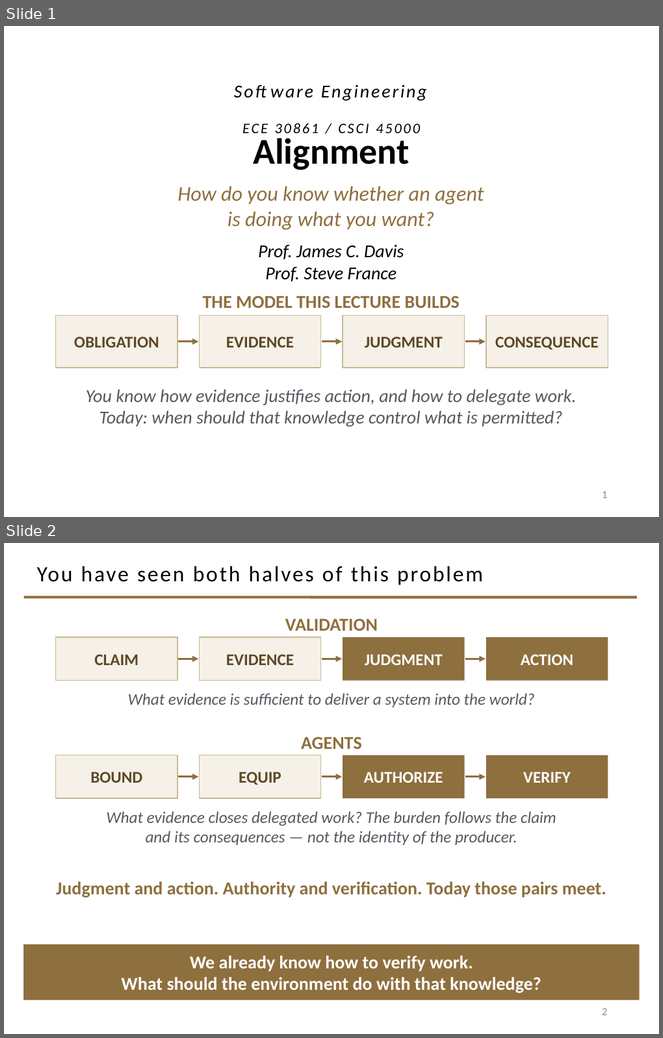
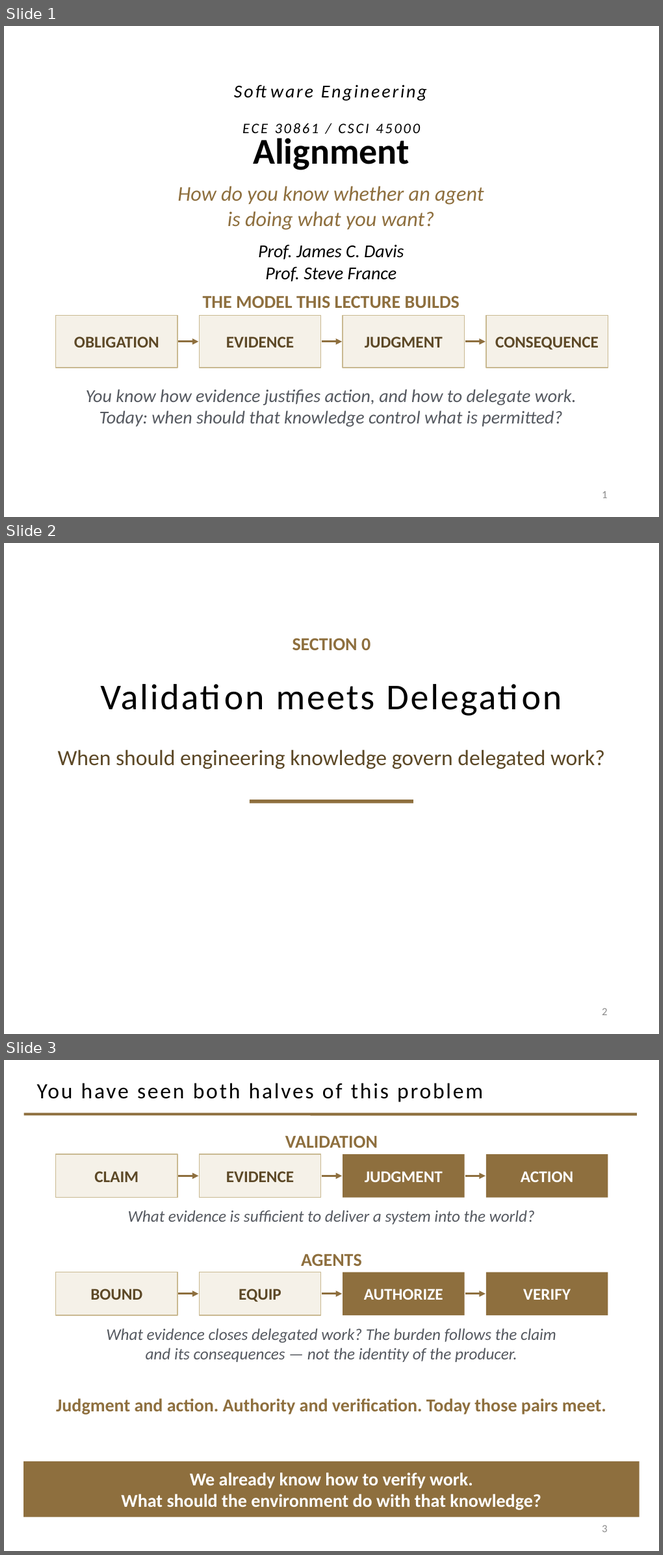
Before and after one commit to davisjam/model-based-agentic-software-engineering, a slide deck: course/lectures/act-2-delegation-and-control/03-alignment/2-3-Alignment.pptx. Shown one above the other, each under a label of ours: slides 1 and 2 before the commit, slides 1, 2 and 3 after it. The pictures are 663x1038 and 663x1555 pixels, drawn with LibreOffice and Linux fonts; fonts in the diff are those of the drawing; background and template pictures are left out. Boxes give left, top, right and bottom in pixels: in the first picture for what was removed or moved away, otherwise in the second. Text is boxed around its words. In the diff, an @@ line names an element or a change of style, - is before the commit and + after.

Commit message:
deck 2-3-Alignment: six section-break slides, in 2-2-2's established style
Inserted one break per section of the revised architecture (SECTION 0-5),
at positions 2, 5, 10, 17, 23, 27 (deck now 33 slides). Geometry, palette,
and type transcribed from 2-2-2's break slides (eyebrow "SECTION N" 20pt
bold gold 8E6F3E; title 40pt centered on the Section layout; question line
24pt 5C4826; centered gold rule), hand-placed on the deck's existing
Section layout -- no layout imported. All six rendered single-line; no
title shortened. Footer-band crowding measured across all content slides:
minimum gap 0.38in, above the 0.2in threshold; nothing to fix.

```diff
--- a/course/lectures/act-2-delegation-and-control/03-alignment/2-3-Alignment.pptx
+++ b/course/lectures/act-2-delegation-and-control/03-alignment/2-3-Alignment.pptx
@@ slide 2 added at (4,543,659,1034), background #FFFFFF @@
@@ text added at (293,638,371,650), 20 pt, text #8E6F3E, bold @@
+SECTION 0
@@ title added at (276,686,375,710), 40 pt, text #000000 @@
+Validation meets Delegation
@@ text added at (58,750,605,769), 24 pt, text #5C4826 @@
+When should engineering knowledge govern delegated work?
@@ rectangle added at (250,800,414,804), fill #8E6F3E @@
@@ page number added at (602,1008,607,1016), 12 pt, text #8C8C8C @@
+2
@@ what was slide 2 is now slide 3 @@
@@ page number at (602,1525,607,1533): text changed @@
-2
+3
```
Also in this commit, not shown: 5 other slides added.
